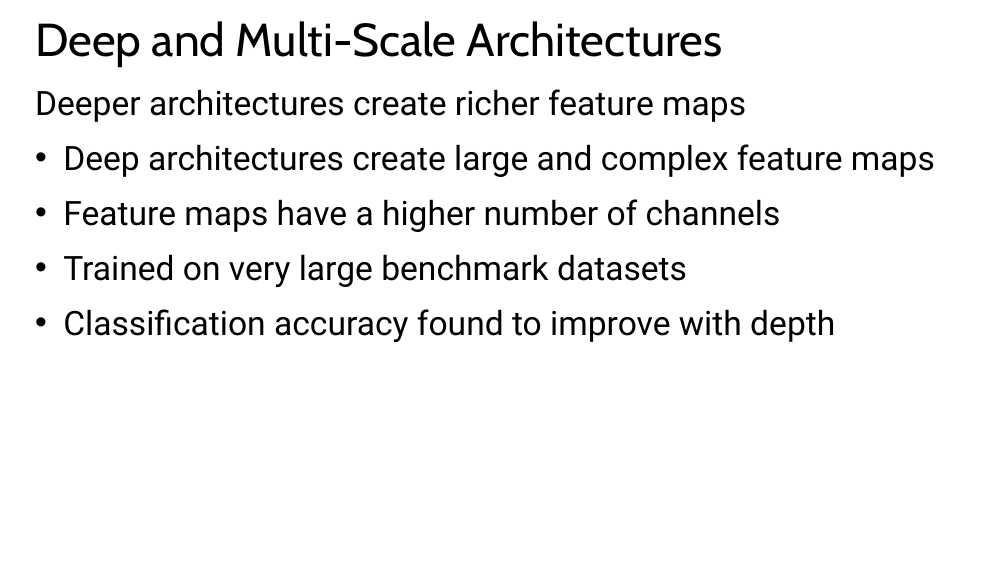
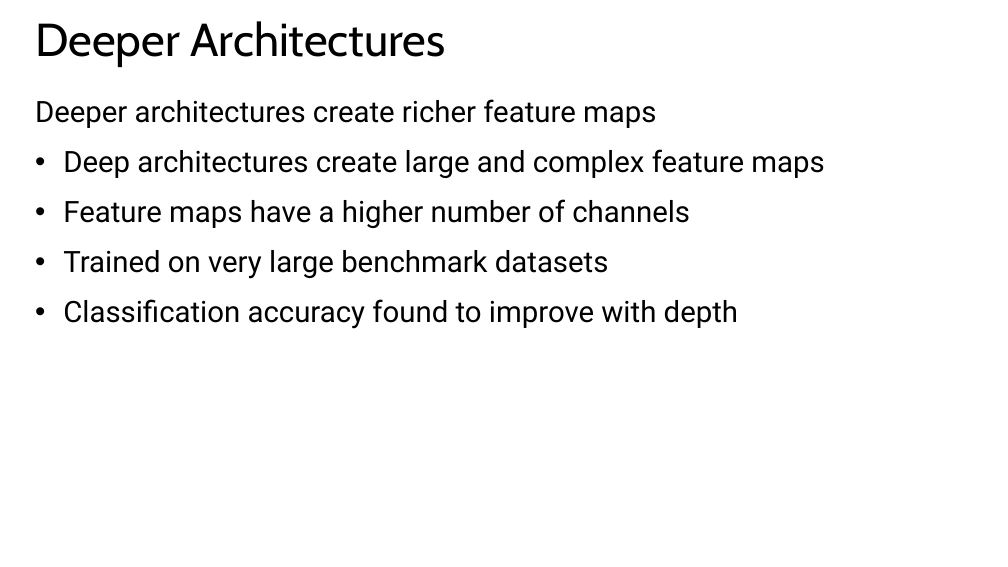
Before and after one commit to StephenElston/CSCI-E25, a slide deck: slide 37 of Slides/6_ConvolutionalNNs.pptx (slide 35 before the commit). Drawn at 1008x567 pixels with LibreOffice and Linux fonts; fonts in the diff are those of the drawing. Boxes give left, top, right and bottom in pixels: in the first picture for what was removed or moved away, otherwise in the second. Text is boxed around its words. In the diff, an @@ line names an element or a change of style, - is before the commit and + after.

```diff
--- a/Slides/6_ConvolutionalNNs.pptx
+++ b/Slides/6_ConvolutionalNNs.pptx
@@ title at <box>35,21,445,67</box>: text changed @@
-Deep and Multi-Scale Architectures
+Deeper Architectures
@@ text "Deeper architectures create richer feature ...": place and size @@
-text "Deeper architectures create richer feature ..." at <box>35,89,935,342</box>
+text "Deeper architectures create richer feature ..." at <box>35,99,824,329</box>
@@ text "Deeper architectures create richer feature ..." at <box>35,99,824,329</box>: size 32 to 28 pt @@
```
Also in this commit, not shown: 11 other slides changed, 4 slides added, 1 other file.
